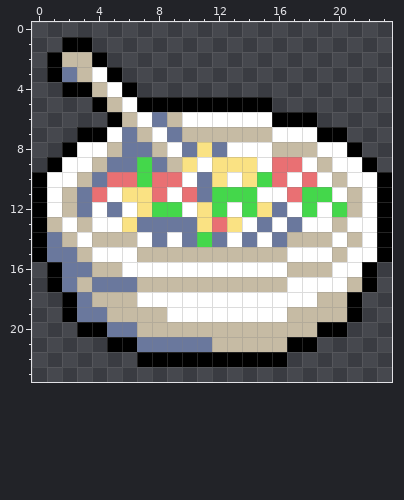
Edited in one commit: pixel-art sprite (Graphics/Icons/item815.png). That is the earlier state.
The file is 48x48 pixels, drawn in blocks of 2x2; one block is one cell here. Colours within 5 levels of each other are drawn and written as one.
The same view after the edit:
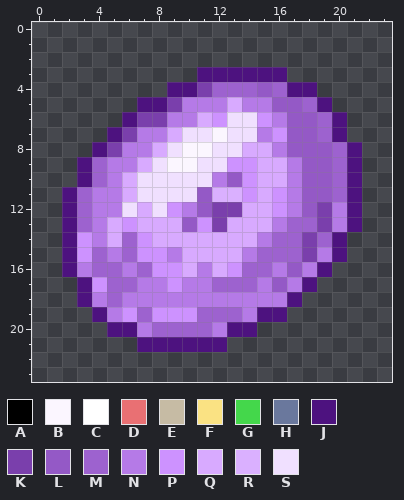
Palette (. is transparent): A #000000  B #fbf6ff  C #ffffff  D #e97073  E #c6bba4  F #fae283  G #44d74b  H #6a789d  J #4d127f  K #7a3fac  L #9459c6  M #9d62cf  N #b57ae7  P #cd92ff  Q #d8aaff  R #dab0ff  S #f0e0ff
Edits made:
Changed rows in their new state; - is an unchanged pixel.
first column x 0:
 1 --..--------------------
 2 -....-------------------
 3 -.....-----JJJJJJ-------
 4 --.....--JJKMMMLMJJ-----
 5 ----...JJKNNNQNNLLMJ----
 6 -----.JKKNNQPSSPNLLMJ---
 7 ---..JKNNQSSBSSNPLLMJ---
 8 --..JKNNQSBBSSQQNLLLMJ--
 9 -..JMNNQSBBSSPPQQNLLMJ.-
10 ...JMNQSSSSSNLPQQNLLMJ..
11 ..JMNNQSSSSLRRPQPNLLMJ..
12 ..JMNNSQSPNLKKQQPNLKNJ..
13 ..JMNQPQQQLPKQQQNMMKNJ..
14 ..JPNQMPQQQQQQQNMMKMJ...
15 ..JPMNMPPNQQQQNMMMKNJ...
16 -.JNMMNMPPQNQPMMNLNJ...-
17 -..JPMMNNPNNMMMNLNJ....-
18 --.JNMNNNNNNNNNNNJ....--
19 --..JNPMPPPMMMNJJ.....--
20 ---..JJNMMMMNJJ......---
21 -----..JJJJJJ......-----
22 -------..........-------
